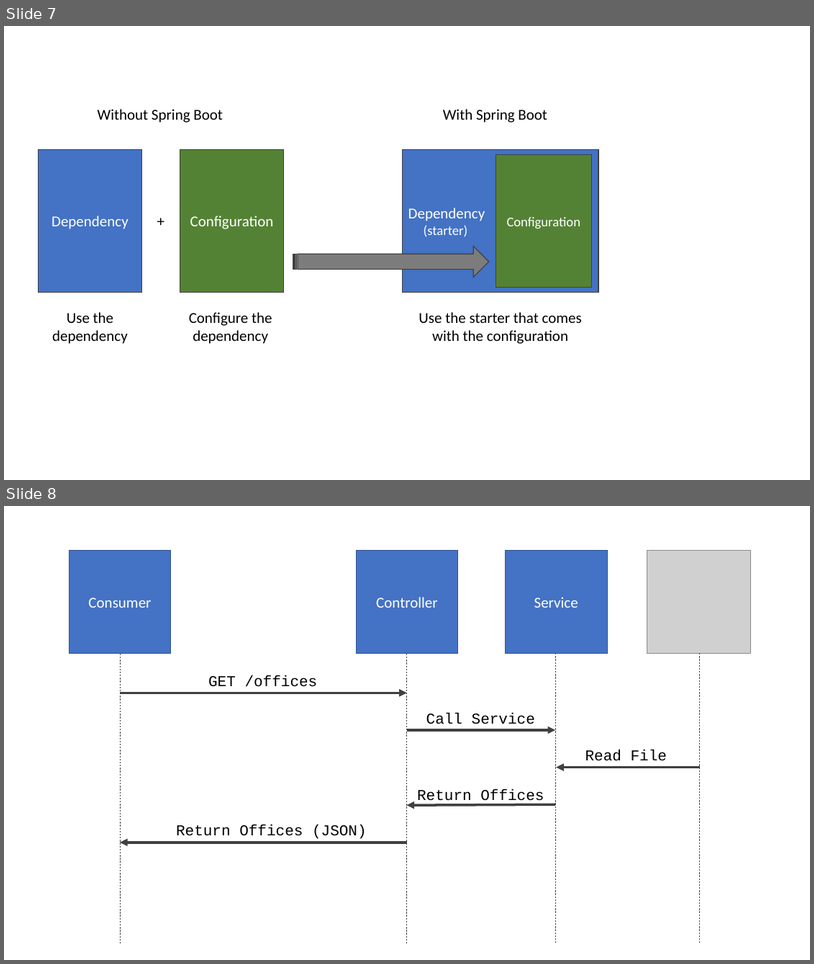
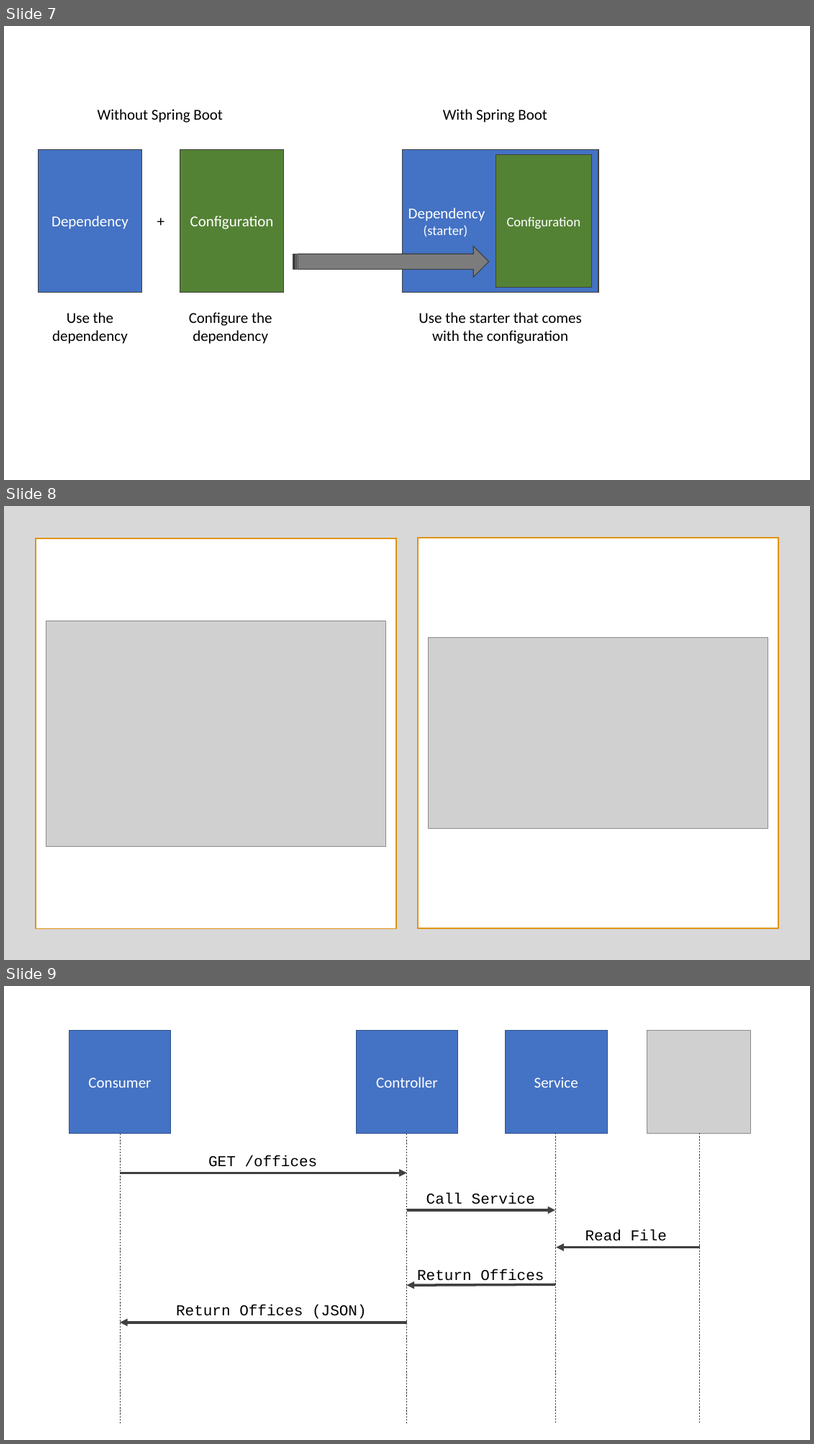
Before and after one commit to albertattard/spring-boot-camp, a slide deck: assets/images/Images.pptx. Shown one above the other, each under a label of ours: slides 7 and 8 before the commit, slides 7, 8 and 9 after it. The pictures are 814x964 and 814x1444 pixels, drawn with LibreOffice and Linux fonts; fonts in the diff are those of the drawing; grey boxes stand for pictures. Boxes give left, top, right and bottom in pixels: in the first picture for what was removed or moved away, otherwise in the second. Text is boxed around its words. In the diff, an @@ line names an element or a change of style, - is before the commit and + after.

```diff
--- a/assets/images/Images.pptx
+++ b/assets/images/Images.pptx
@@ slide 8 added at [4, 506, 810, 960], background #FFFFFF @@
@@ rectangle added at [4, 506, 810, 960], fill #808080 at 30% opacity @@
@@ rectangle added at [36, 538, 396, 928], fill #FFFFFF, outline #E19316 1.5 pt @@
@@ rectangle added at [418, 538, 779, 928], fill #FFFFFF, outline #E19316 1.5 pt @@
@@ picture added at [46, 620, 386, 846] @@
@@ picture added at [429, 637, 768, 829] @@
@@ what was slide 8 is now slide 9 @@
```
Also in this commit, not shown: 3 other files.
